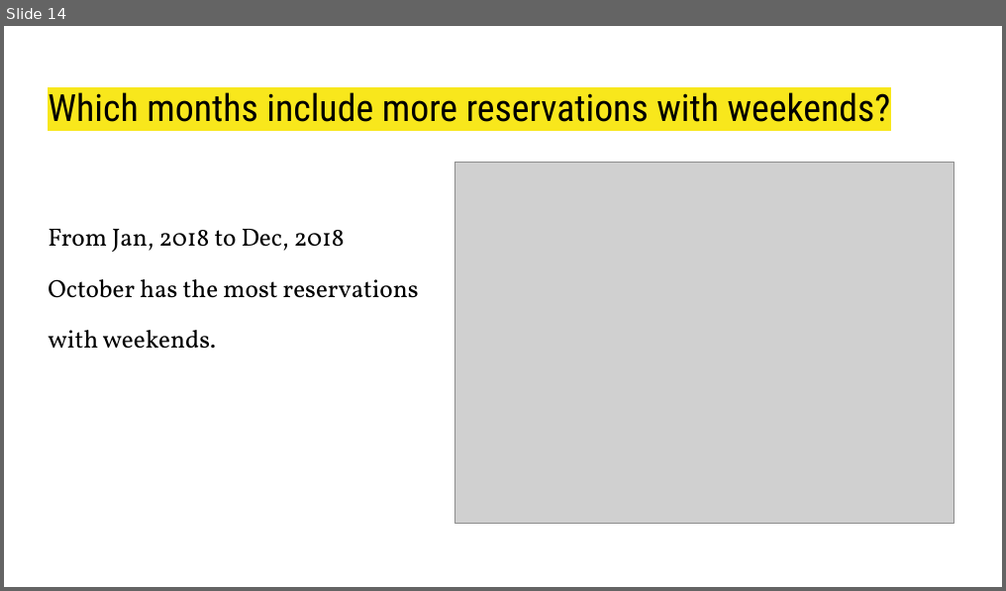
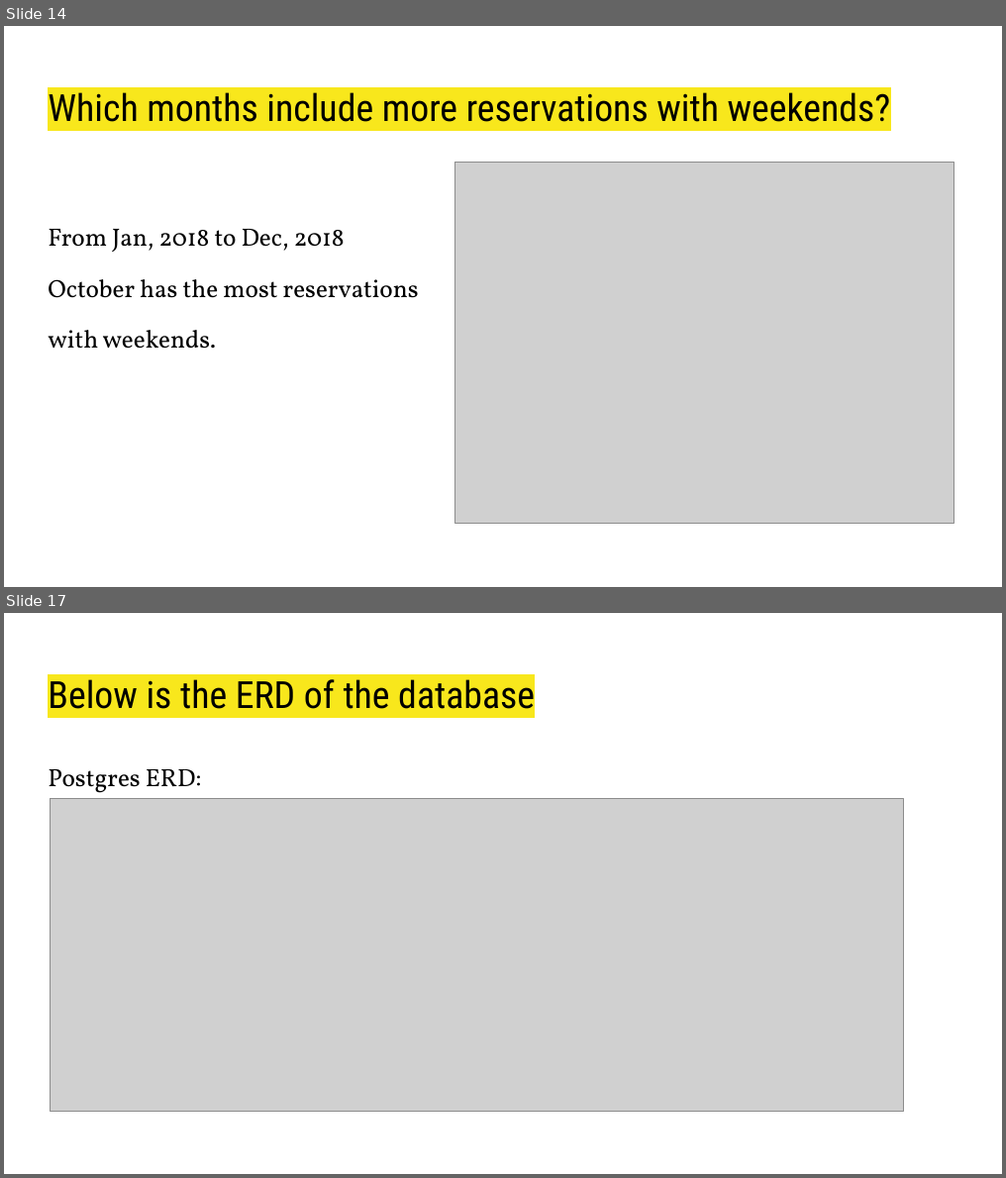
Before and after one commit to domivillacis/Hotel_reservations_analysis, a slide deck: Hotel_Reservations.pptx. Shown one above the other, each under a label of ours: slide 14 before the commit, slides 14 and 17 after it; the slides between them are not shown. The pictures are 1006x591 and 1006x1178 pixels, drawn with LibreOffice and Linux fonts; fonts in the diff are those of the drawing; grey boxes stand for pictures. Boxes give left, top, right and bottom in pixels: in the first picture for what was removed or moved away, otherwise in the second. Text is boxed around its words. In the diff, an @@ line names an element or a change of style, - is before the commit and + after.

```diff
--- a/Hotel_Reservations.pptx
+++ b/Hotel_Reservations.pptx
@@ slide 17 added at (4, 613, 1002, 1174), background #FFFFFF @@
@@ title added at (48, 679, 535, 709), 27 pt, text #000000 @@
+Below is the ERD of the database
@@ text added at (48, 769, 202, 793), 18 pt, text #000000 @@
+Postgres ERD:
@@ picture added at (50, 798, 903, 1111) @@
```
Also in this commit, not shown: 2 slides changed, 10 other slides added.
